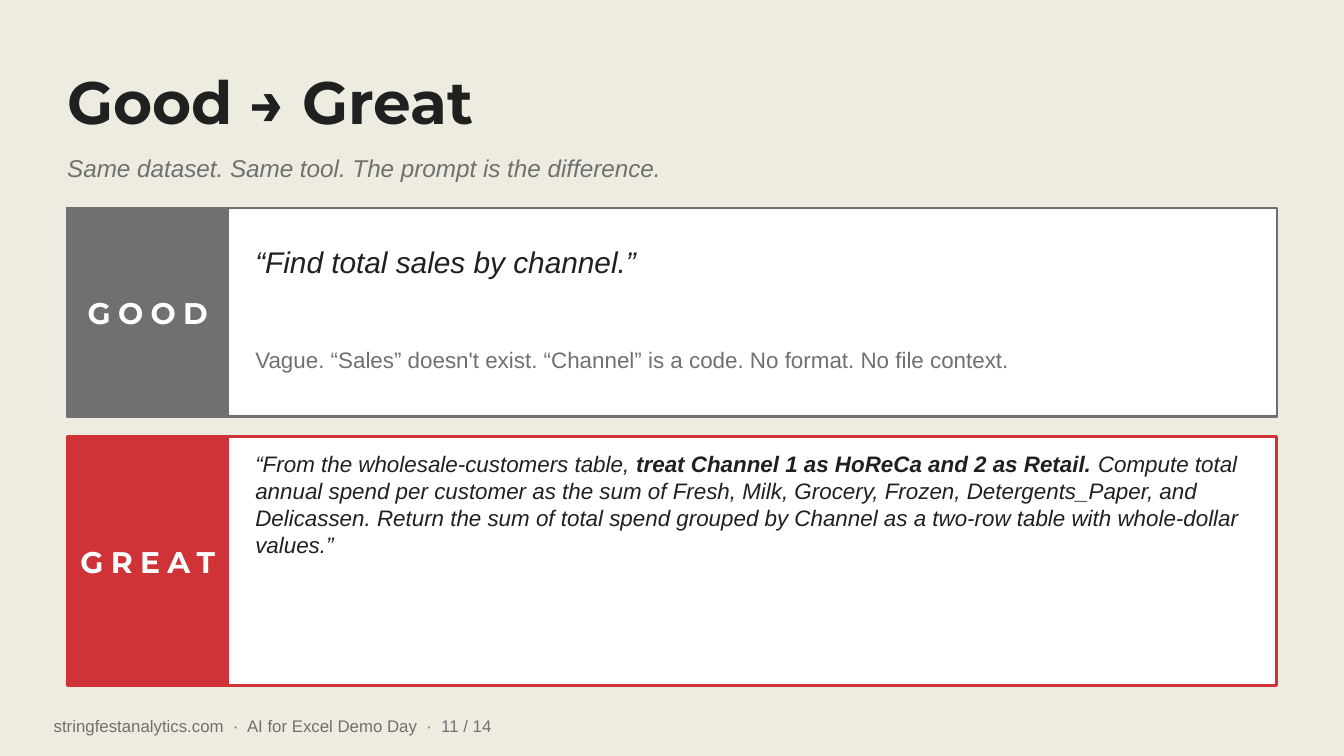
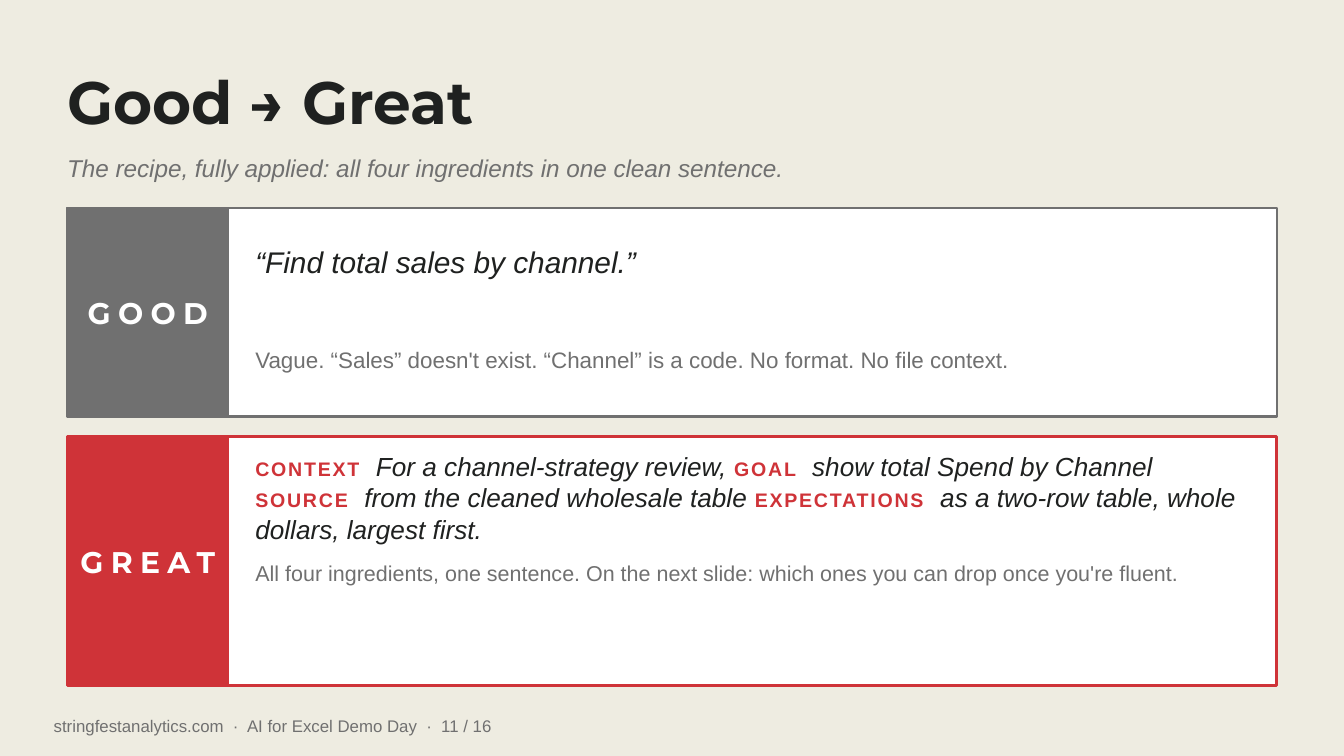
Before and after one commit to stringfestdata/ai-for-excel-demo-day, a slide deck: slide 11 of AI-for-Excel-Demo-Day.pptx. Drawn at 1344x756 pixels with LibreOffice and Linux fonts; fonts in the diff are those of the drawing. Boxes give left, top, right and bottom in pixels: in the first picture for what was removed or moved away, otherwise in the second. Text is boxed around its words. In the diff, an @@ line names an element or a change of style, - is before the commit and + after.

```diff
--- a/AI-for-Excel-Demo-Day.pptx
+++ b/AI-for-Excel-Demo-Day.pptx
@@ text at (67, 159, 783, 182): text changed @@
-Same dataset. Same tool. The prompt is the difference.
+The recipe, fully applied: all four ingredients in one clean sentence.
@@ text at (255, 457, 1235, 586): text changed; size 12 to 14 pt @@
-“From the wholesale-customers table, treat Channel 1 as HoReCa and 2 as Retail. Compute total annual spend per customer as the sum of Fresh, Milk, Grocery, Frozen, Detergents_Paper, and Delicassen. Return the sum of total spend grouped by Channel as a two-row table with whole-dollar values.”
+CONTEXT For a channel-strategy review, GOAL show total Spend by Channel SOURCE from the cleaned wholesale table EXPECTATIONS as a two-row table, whole dollars, largest first.
+All four ingredients, one sentence. On the next slide: which ones you can drop once you're fluent.
@@ text at (54, 720, 492, 736): text changed @@
-stringfestanalytics.com · AI for Excel Demo Day · 11 / 14
+stringfestanalytics.com · AI for Excel Demo Day · 11 / 16
```
Also in this commit, not shown: 13 other slides changed, 2 slides added, 1 other file.
